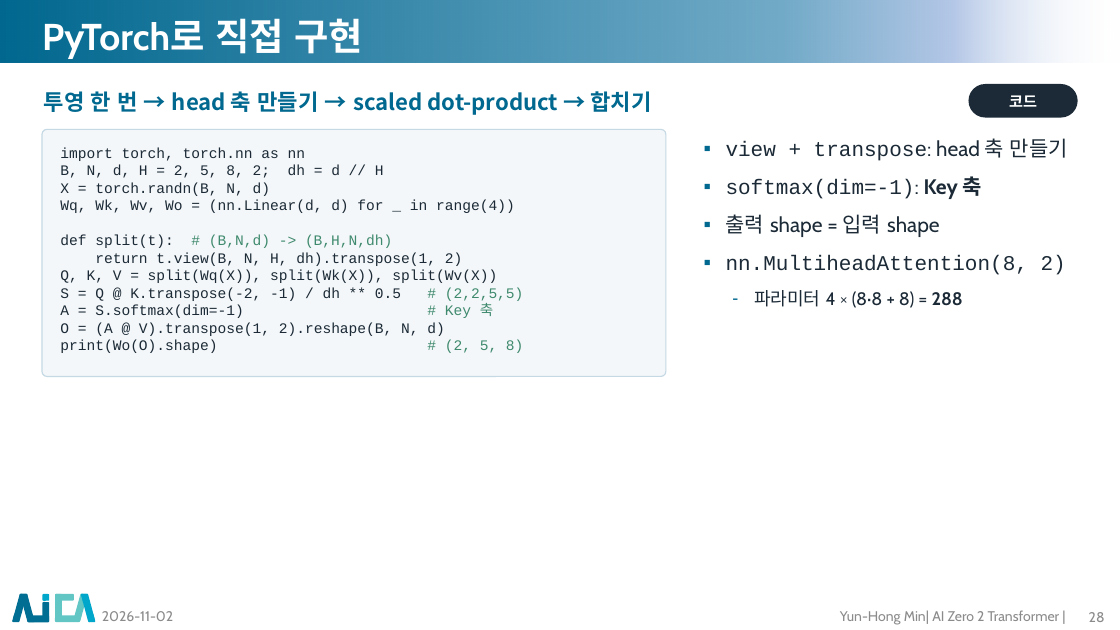
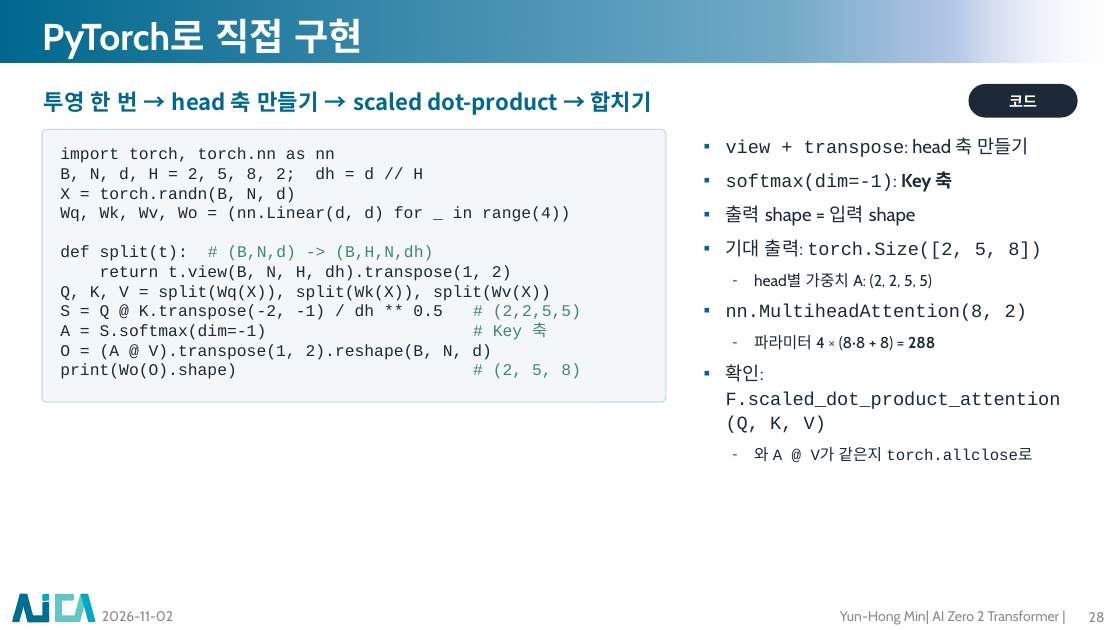
Before and after one commit to myunhh/AI-Zero-2-Transformers, a slide deck: slide 28 of lectures/week05_attention.pptx. Drawn at 1120x630 pixels with LibreOffice and Linux fonts; fonts in the diff are those of the drawing; background and template pictures are left out. Boxes give left, top, right and bottom in pixels: in the first picture for what was removed or moved away, otherwise in the second. Text is boxed around its words. In the diff, an @@ line names an element or a change of style, - is before the commit and + after.

```diff
--- a/lectures/week05_attention.pptx
+++ b/lectures/week05_attention.pptx
@@ rounded rectangle: place and size @@
-rounded rectangle at bbox=[42, 129, 666, 376]
+rounded rectangle at bbox=[42, 129, 666, 402]
@@ rounded rectangle at bbox=[42, 129, 666, 402]: proportions changed @@
@@ text "import torch, torch.nn as nn" at bbox=[60, 147, 581, 379]: size 12.5 to 14 pt @@
@@ text at bbox=[726, 137, 1029, 350]: size 18 to 16 pt in "view + transpose: head 축 만들기", "softmax(dim=-1): Key 축", "출력 shape = 입력 shape", "nn.MultiheadAttention(8, 2)"; size 15.5 to 13.5 pt in "파라미터 4 × (8·8 + 8) = ..."; less space between paragraphs @@
@@ text at bbox=[726, 239, 1042, 259]: paragraphs added @@
+▪ 기대 출력: torch.Size([2, 5, 8])
+– head별 가중치 A: (2, 2, 5, 5)
@@ text at bbox=[726, 364, 1061, 462]: paragraphs added @@
+▪ 확인: F.scaled_dot_product_attention(Q, K, V)
+– 와 A @ V가 같은지 torch.allclose로
```
Also in this commit, not shown: 32 other slides changed, 12 other files.
